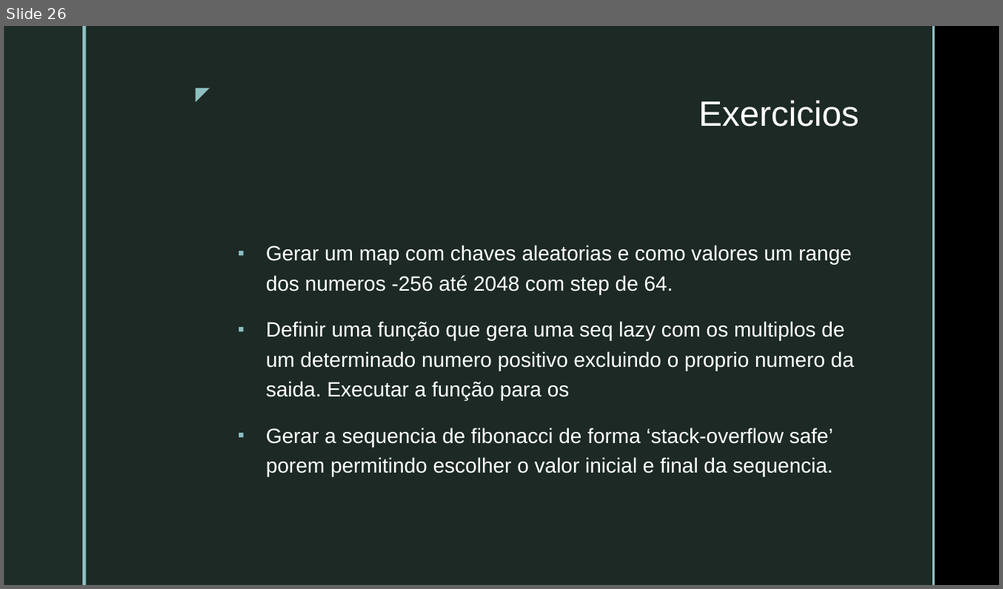
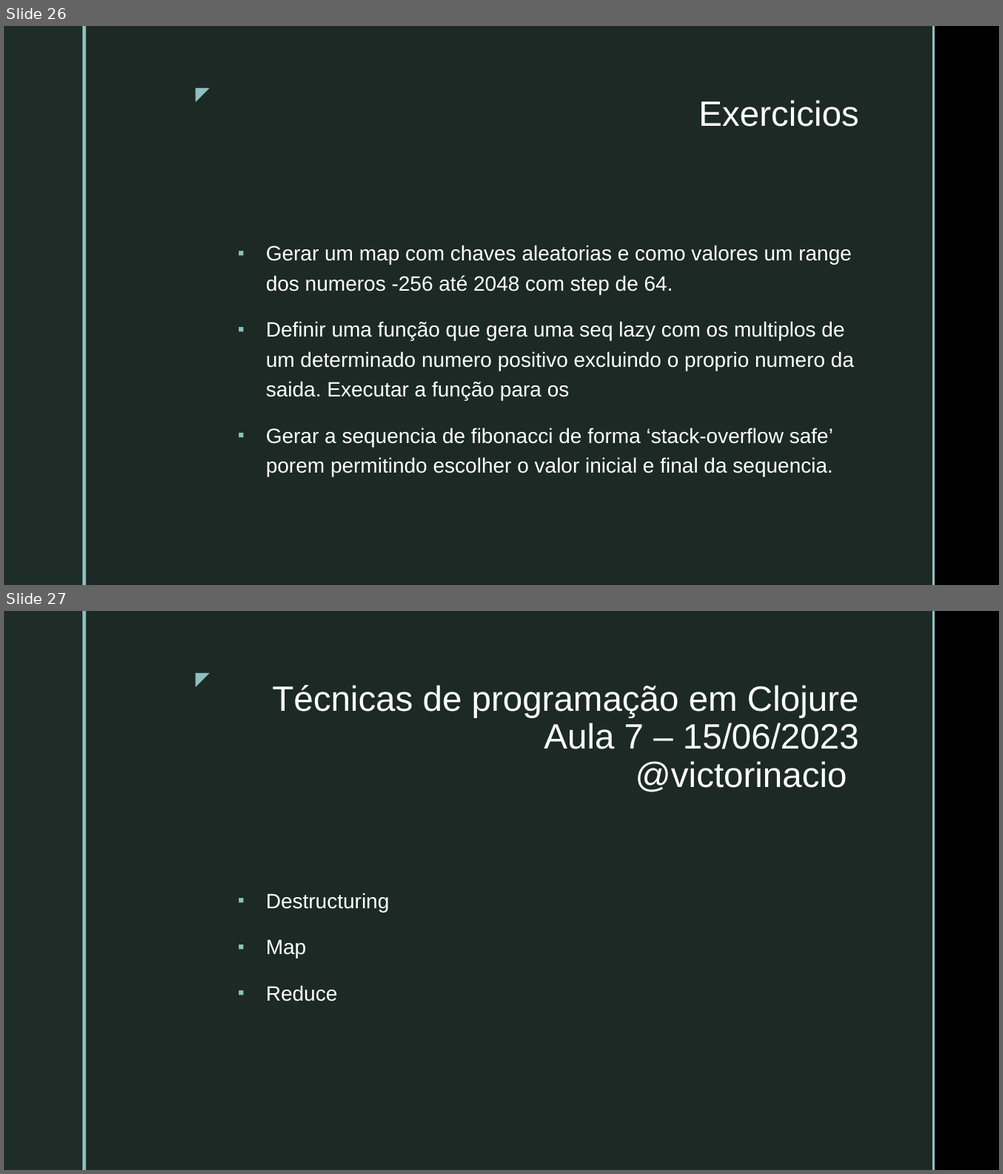
Before and after one commit to VictorInacio/curso-clojure-mybank, a slide deck: doc/NUBOOT-MOD3-PROG-TEC-CLJ.pptx. Shown one above the other, each under a label of ours: slide 26 before the commit, slides 26 and 27 after it. The pictures are 1003x589 and 1003x1174 pixels, drawn with LibreOffice and Linux fonts; fonts in the diff are those of the drawing; background and template pictures are left out. Boxes give left, top, right and bottom in pixels: in the first picture for what was removed or moved away, otherwise in the second. Text is boxed around its words. In the diff, an @@ line names an element or a change of style, - is before the commit and + after.

Commit message:
aula 8 - Inicio

```diff
--- a/doc/NUBOOT-MOD3-PROG-TEC-CLJ.pptx
+++ b/doc/NUBOOT-MOD3-PROG-TEC-CLJ.pptx
@@ slide 27 added at <box>4,611,999,1170</box>, background picture (left out); not listed: 5 template elements that a slide beside it also shows @@
@@ title added at <box>272,685,859,792</box>, 34 pt, text #FFFFFF @@
+Técnicas de programação em Clojure
+Aula 7 – 15/06/2023
+@victorinacio
@@ text added at <box>266,893,390,1002</box>, 20 pt, text #FFFFFF @@
+▪ Destructuring
+▪ Map
+▪ Reduce
```
Also in this commit, not shown: 2 other slides added, 3 other files.
